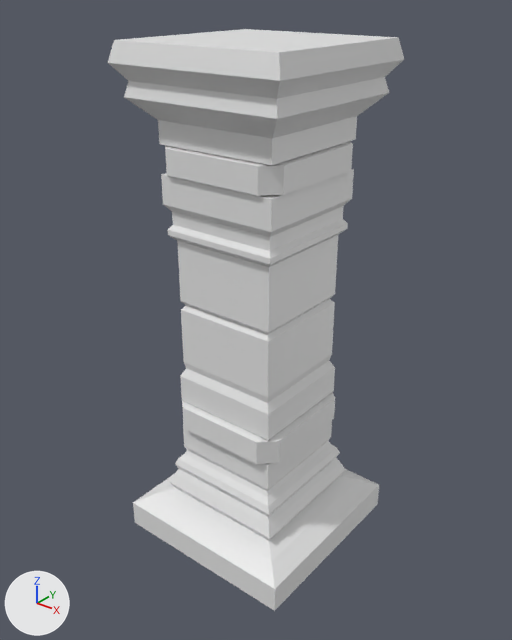
The FBX model BurdenOfChoices_Project/Assets/_BurdenOfChoices_Root/3D/Models/Props/Puzzle/SM_Columna.fbx: old version first, new version second.
Both versions are drawn from a 50 mm lens placed at (0.986, -1.242, 1.339), pointed at (-0.001, -0.01, 0.575). Lighting does not change. The marker at lower left points along +X, +Y and +Z. The older version comes first. Where no turn or scale is listed for an object, it has been applied to the vertices.

Names of what the first picture shows: 'columna'.
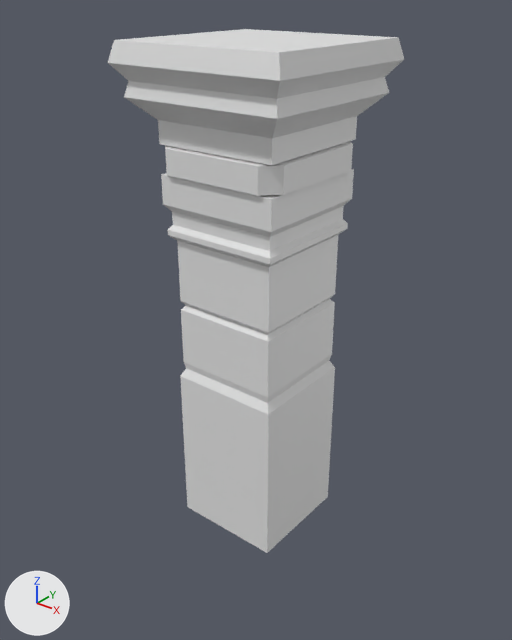
Diff of the bpy script that builds the scene:
```diff
--- a/BurdenOfChoices_Project/Assets/_BurdenOfChoices_Root/3D/Models/Props/Puzzle/SM_Columna.fbx.py
+++ b/BurdenOfChoices_Project/Assets/_BurdenOfChoices_Root/3D/Models/Props/Puzzle/SM_Columna.fbx.py
@@ me_cube_017 @@
 # used by ob_columna; location = (0.0, 0.0, 0.0)
-me_cube_017.from_pydata(...)  # 192 vertices, 198 faces; spans x -0.246..0.246, y -0.246..0.246, z -0.042..1.221
+me_cube_017.from_pydata(...)  # 116 vertices, 117 faces; spans x -0.223..0.223, y -0.223..0.223, z 0.0..1.221
+# me_cube_017 part 1
+# 80 vertices are removed from x -0.246..0.246, y -0.246..0.246, z -0.042..0.352
+# 85 faces are deleted
+# 4 vertices are added at (-0.141, -0.141, 0.0), (0.141, -0.141, 0.0), (0.141, 0.141, 0.0), (-0.141, 0.141, 0.0)
+# 4 new faces join them
```

Changed parts and their boxes [x1, y1, x2, y2] in the pictures (512 x 640 px):
'columna', reshaped (10% shorter): before [108, 29, 404, 611]; after [108, 29, 404, 553]
part 1 of me_cube_017, cut back: before [133, 368, 379, 611]; after [180, 368, 335, 553]
